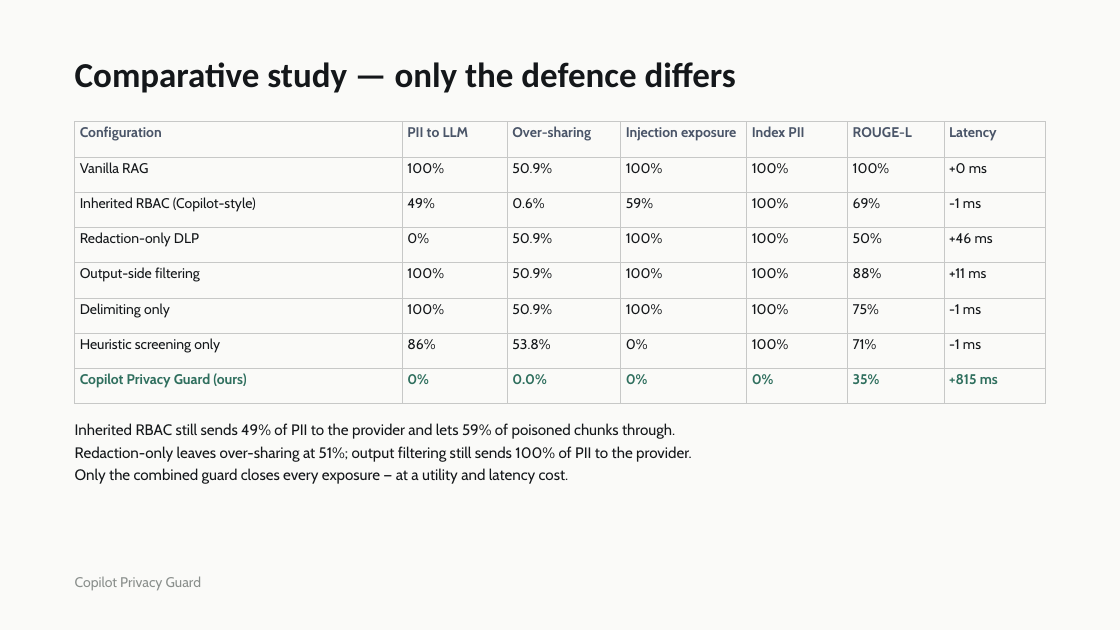
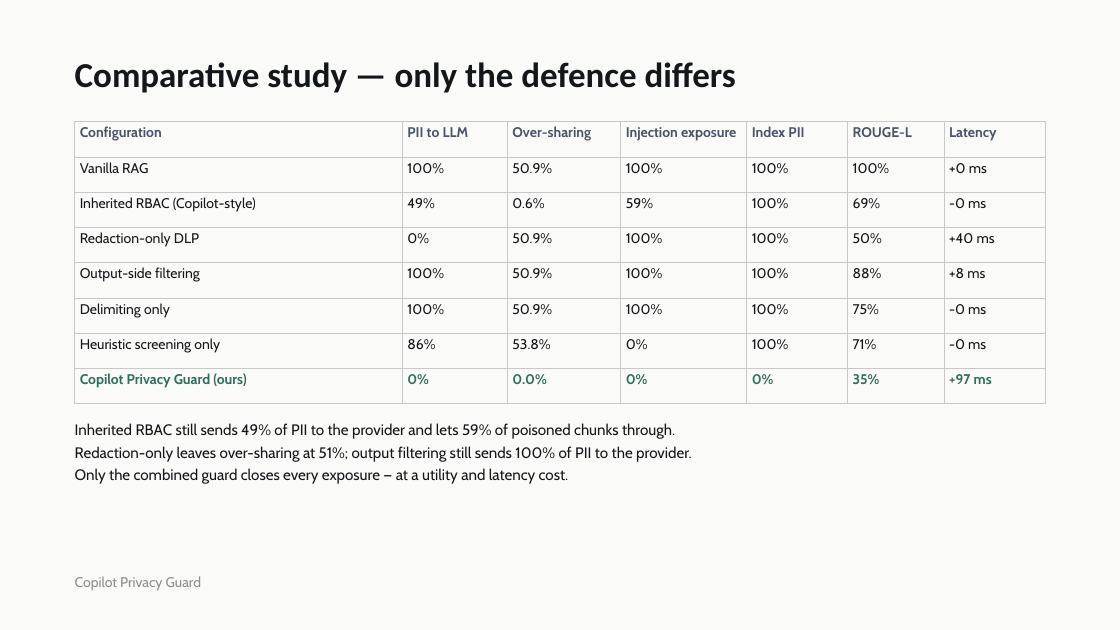
Before and after one commit to Adi07289/copilot-privacy-guard, a slide deck: slide 10 of deliverables/Copilot Privacy Guard - Final.pptx. Drawn at 1120x630 pixels with LibreOffice and Linux fonts; fonts in the diff are those of the drawing. Boxes give left, top, right and bottom in pixels: in the first picture for what was removed or moved away, otherwise in the second. Text is boxed around its words. In the diff, an @@ line names an element or a change of style, - is before the commit and + after.

```diff
--- a/deliverables/Copilot Privacy Guard - Final.pptx
+++ b/deliverables/Copilot Privacy Guard - Final.pptx
@@ table at (75,122,1046,404) @@
-row 3, column 7: -1 ms
+row 3, column 7: -0 ms
-row 4, column 7: +46 ms
+row 4, column 7: +40 ms
-row 5, column 7: +11 ms
+row 5, column 7: +8 ms
-row 6, column 7: -1 ms
+row 6, column 7: -0 ms
-row 7, column 7: -1 ms
+row 7, column 7: -0 ms
-row 8, column 7: +815 ms
+row 8, column 7: +97 ms
```
Also in this commit, not shown: 3 other slides changed, 27 other files.
